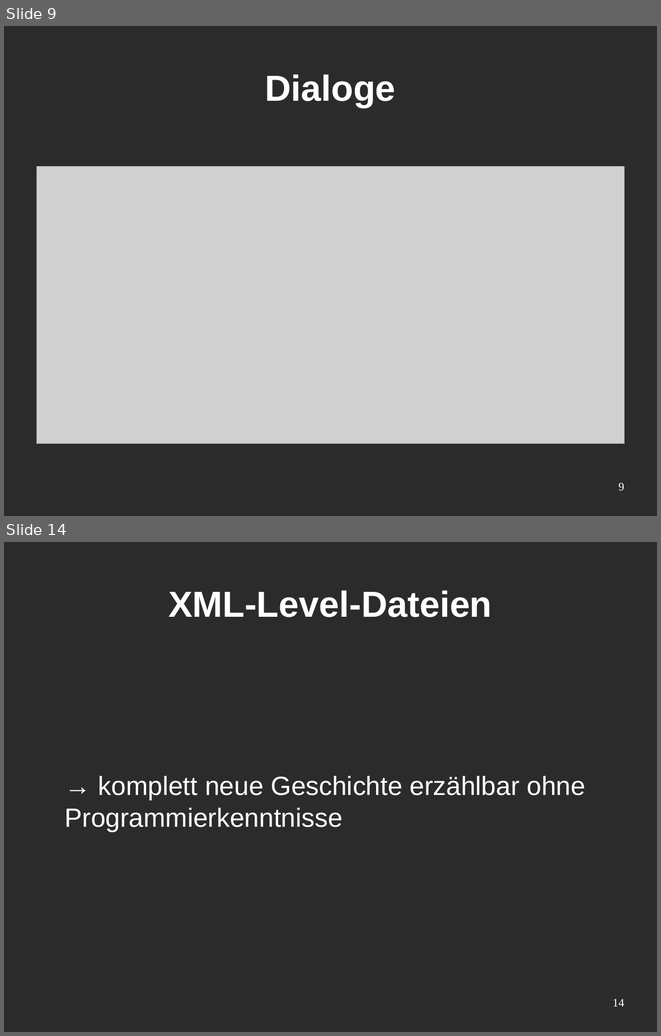
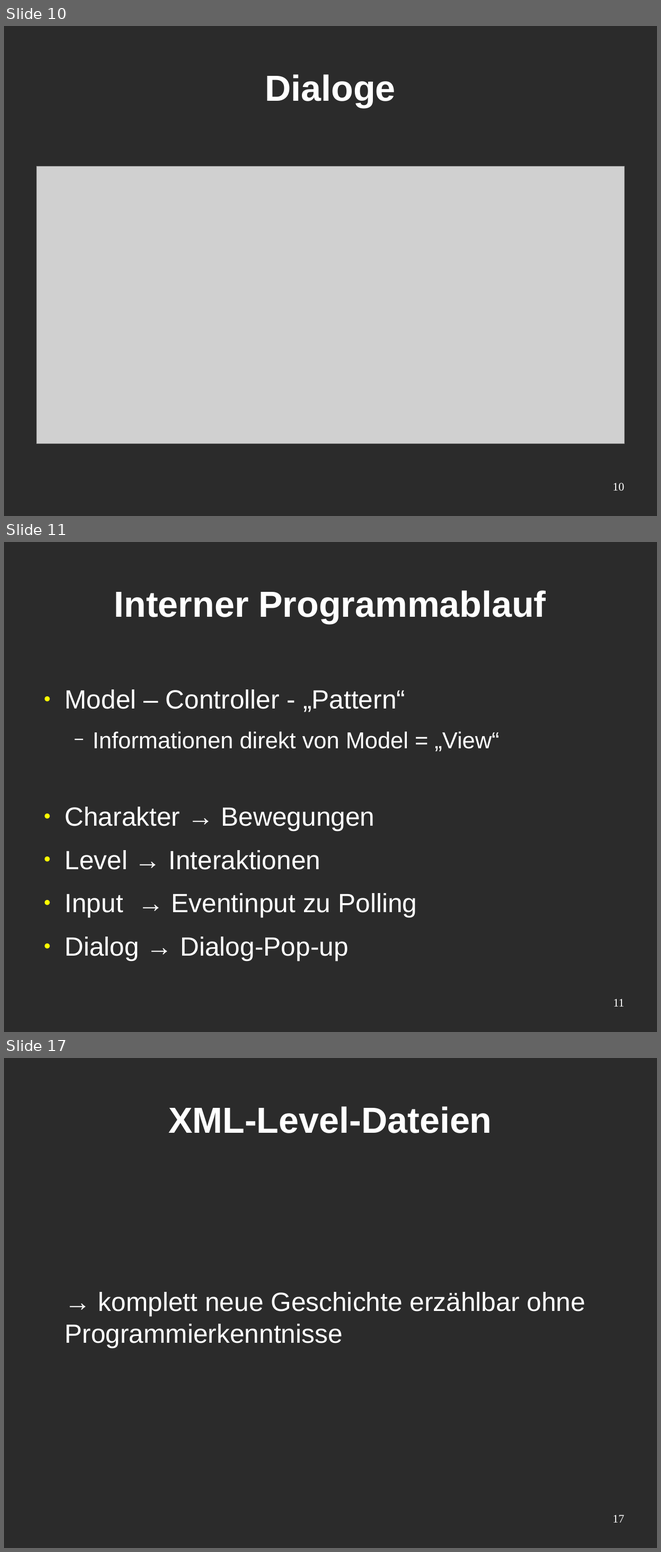
Before and after one commit to holycrab13/TactileGame, a slide deck: präsentation.odp. Shown one above the other, each under a label of ours: slides 9 and 14 before the commit, slides 10, 11 and 17 after it; the slides between them are not shown. The pictures are 661x1036 and 661x1552 pixels, drawn with LibreOffice and Linux fonts; fonts in the diff are those of the drawing; grey boxes stand for pictures; background and template pictures are left out; a plain dark background stands for a picture behind light text. Boxes give left, top, right and bottom in pixels: in the first picture for what was removed or moved away, otherwise in the second. Text is boxed around its words. In the diff, an @@ line names an element or a change of style, - is before the commit and + after.

```diff
--- a/präsentation.odp
+++ b/präsentation.odp
@@ slide 11 added at [4, 542, 657, 1032], background picture (left out) @@
@@ title added at [114, 590, 546, 623], 44 pt, text #FFFFFF, bold @@
+Interner Programmablauf
@@ text added at [64, 689, 499, 960], 32 pt, text #FFFFFF @@
+● Model – Controller - „Pattern“
+  − Informationen direkt von Model = „View“
+● Charakter → Bewegungen
+● Level → Interaktionen
+● Input → Eventinput zu Polling
+● Dialog → Dialog-Pop-up
@@ page number added at [613, 998, 624, 1006], 14 pt, text #FFFFFF @@
+11
@@ what was slide 9 is now slide 10 @@
@@ page number at [612, 482, 624, 490]: text changed @@
-9
+10
@@ what was slide 14 is now slide 17 @@
@@ page number at [612, 1514, 624, 1522]: text changed @@
-14
+17
```
Also in this commit, not shown: 7 slides changed, 3 other slides added, 1 slide removed, 1 other file.
